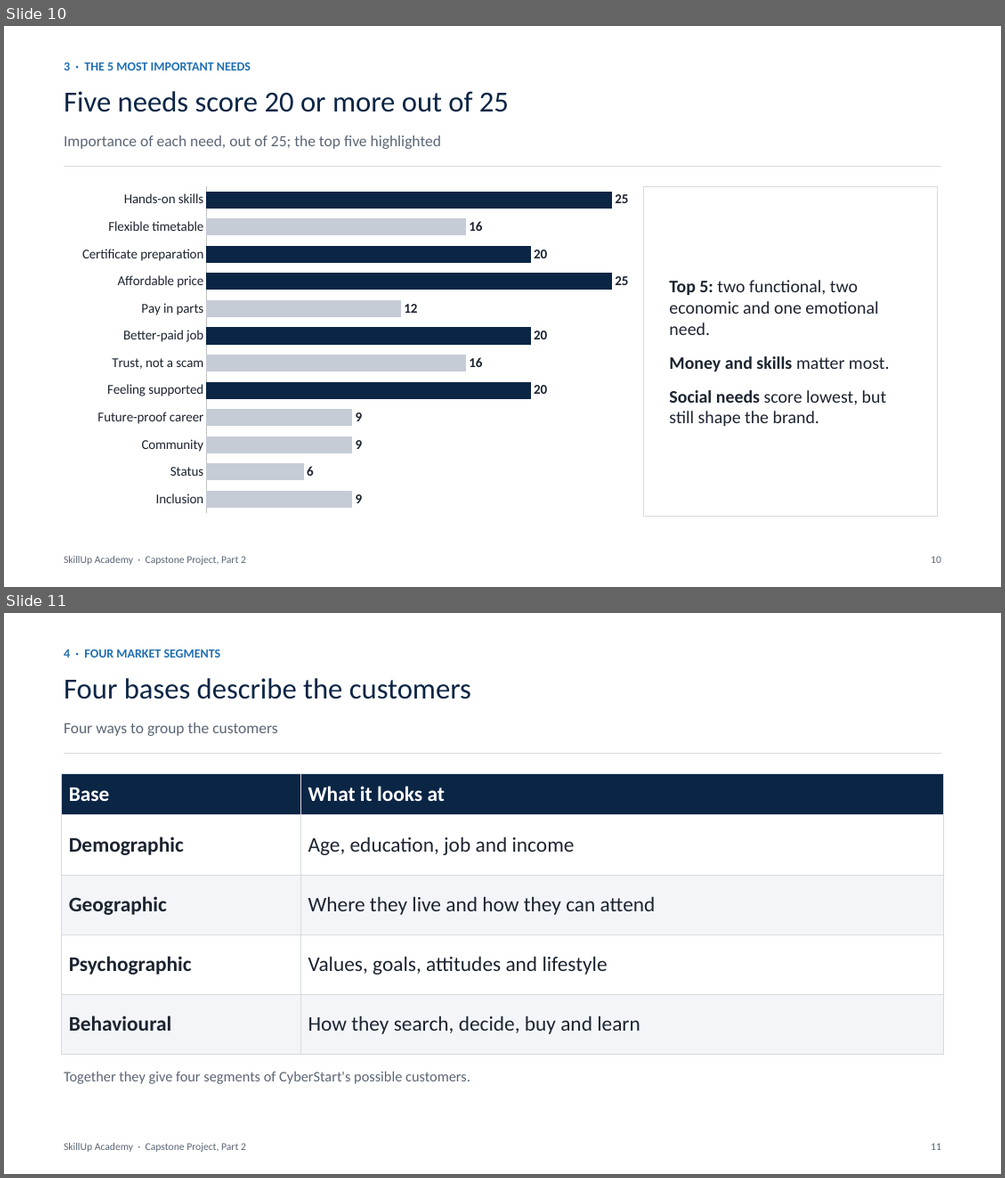
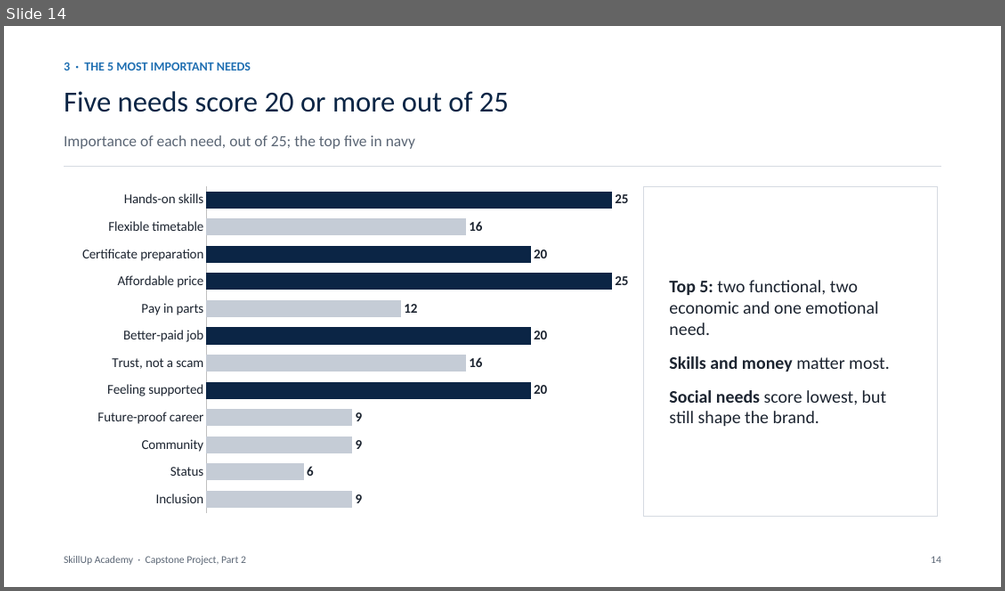
Before and after one commit to BadboyVee/BlackHoleeee, a slide deck: capstone/Customer_Analysis.pptx. Shown one above the other, each under a label of ours: slides 10 and 11 before the commit, slide 14 after it. The pictures are 1005x1178 and 1005x591 pixels, drawn with LibreOffice and Linux fonts; fonts in the diff are those of the drawing. Boxes give left, top, right and bottom in pixels: in the first picture for what was removed or moved away, otherwise in the second. Text is boxed around its words. In the diff, an @@ line names an element or a change of style, - is before the commit and + after.

```diff
--- a/capstone/Customer_Analysis.pptx
+++ b/capstone/Customer_Analysis.pptx
@@ slide 11 removed at <box>4,613,1001,1174</box>, background #FFFFFF @@
@@ text removed at <box>64,649,221,657</box> @@
-4 · FOUR MARKET SEGMENTS
@@ title removed at <box>64,678,471,699</box> @@
-Four bases describe the customers
@@ text removed at <box>64,722,277,736</box> @@
-Four ways to group the customers
@@ line removed from (64, 754) to (941, 754) @@
@@ table removed at <box>62,774,944,1054</box>, 5 rows, 2 columns @@
-Base | What it looks at
-Demographic | Age, education, job and income
-Geographic | Where they live and how they can attend
-Psychographic | Values, goals, attitudes and lifestyle
-Behavioural | How they search, decide, buy and learn
@@ text removed at <box>64,1070,470,1084</box> @@
-Together they give four segments of CyberStart's possible customers.
@@ text removed at <box>64,1143,246,1151</box> @@
-SkillUp Academy · Capstone Project, Part 2
@@ text removed at <box>930,1143,941,1150</box> @@
-11
@@ what was slide 10 is now slide 14 @@
@@ slide 14 changed as well @@
@@ text at <box>64,135,415,149</box>: text changed @@
-Importance of each need, out of 25; the top five highlighted
+Importance of each need, out of 25; the top five in navy
@@ text at <box>669,280,887,426</box>: text changed @@
-Money and skills matter most.
+Skills and money matter most.
@@ text at <box>930,556,941,563</box>: text changed @@
-10
+14
```
Also in this commit, not shown: 14 other slides changed, 7 slides added, 1 other slide removed, 8 other files.
